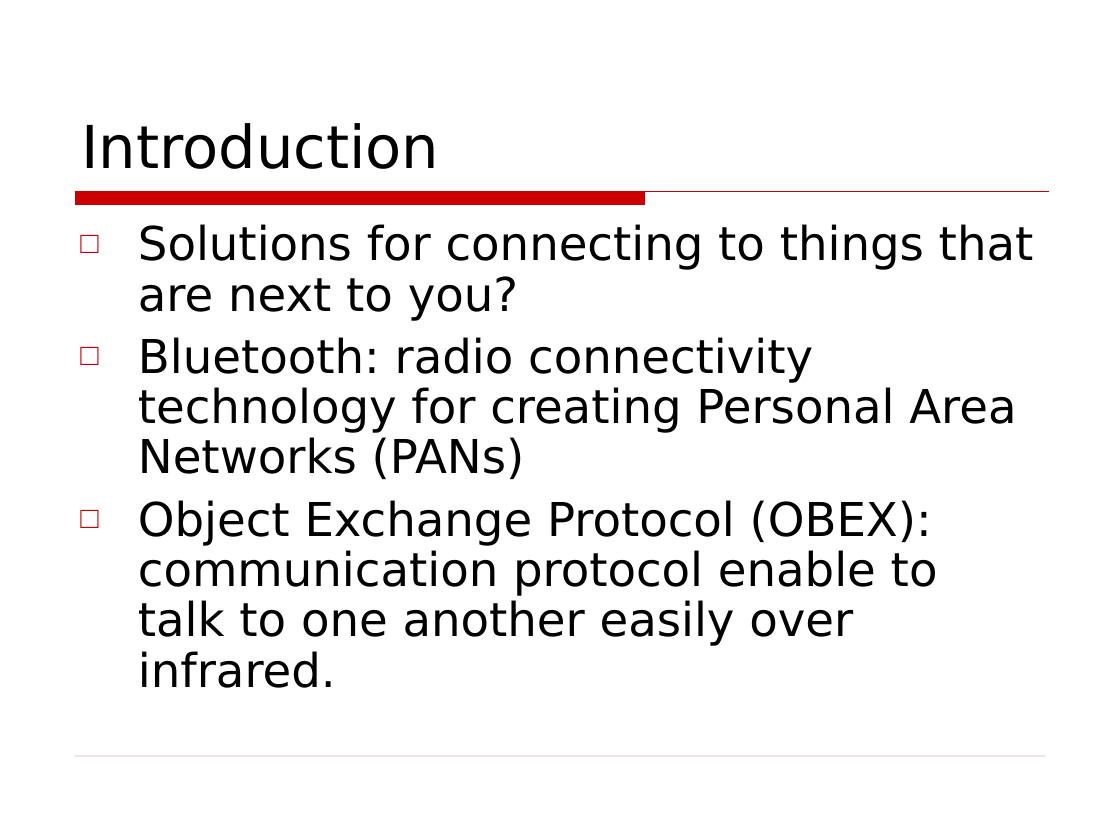
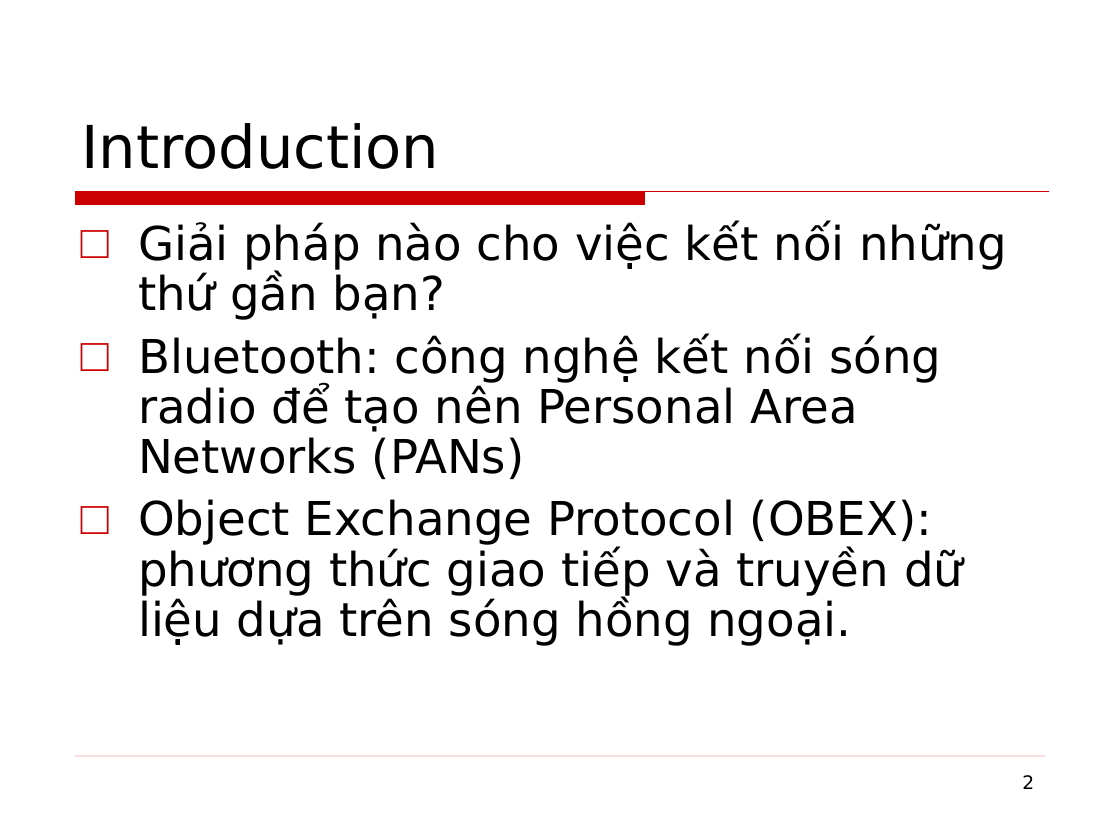
Before and after one commit to phamtuanchip/labs, a slide deck: slide 2 of M1304M-C1304M/j2me/slides/Session12.ppt. Drawn at 1120x840 pixels with LibreOffice and Linux fonts; fonts in the diff are those of the drawing; background and template pictures are left out. Boxes give left, top, right and bottom in pixels: in the first picture for what was removed or moved away, otherwise in the second. Text is boxed around its words. In the diff, an @@ line names an element or a change of style, - is before the commit and + after.

Commit message:
add bluetooth example

```diff
--- a/M1304M-C1304M/j2me/slides/Session12.ppt
+++ b/M1304M-C1304M/j2me/slides/Session12.ppt
@@ text at <box>138,222,1007,646</box>: text changed @@
-□ Solutions for connecting to things that are next to you?
-□ Bluetooth: radio connectivity technology for creating Personal Area Networks (PANs)
-□ Object Exchange Protocol (OBEX): communication protocol enable to talk to one another easily over infrared.
+□ Giải pháp nào cho việc kết nối những thứ gần bạn?
+□ Bluetooth: công nghệ kết nối sóng radio để tạo nên Personal Area Networks (PANs)
+□ Object Exchange Protocol (OBEX): phương thức giao tiếp và truyền dữ liệu dựa trên sóng hồng ngoại.
@@ page number at <box>1022,775,1034,789</box>: text colour #FFFFFF to #000000 @@
```
Also in this commit, not shown: 8 other slides changed, 8 slides added, 8 slides removed, 49 other files.
